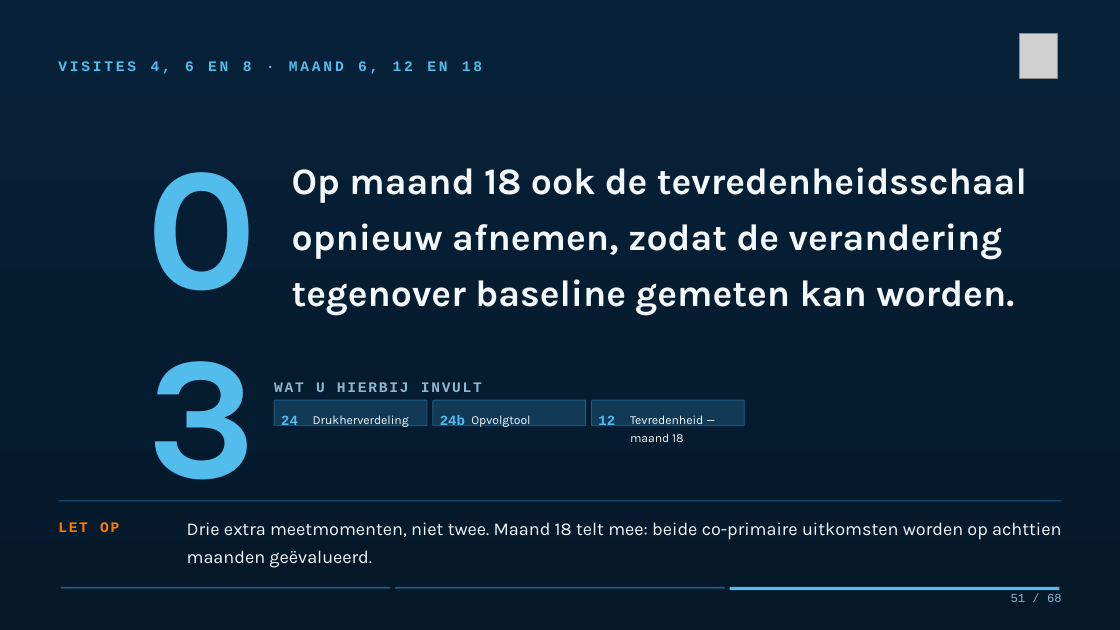
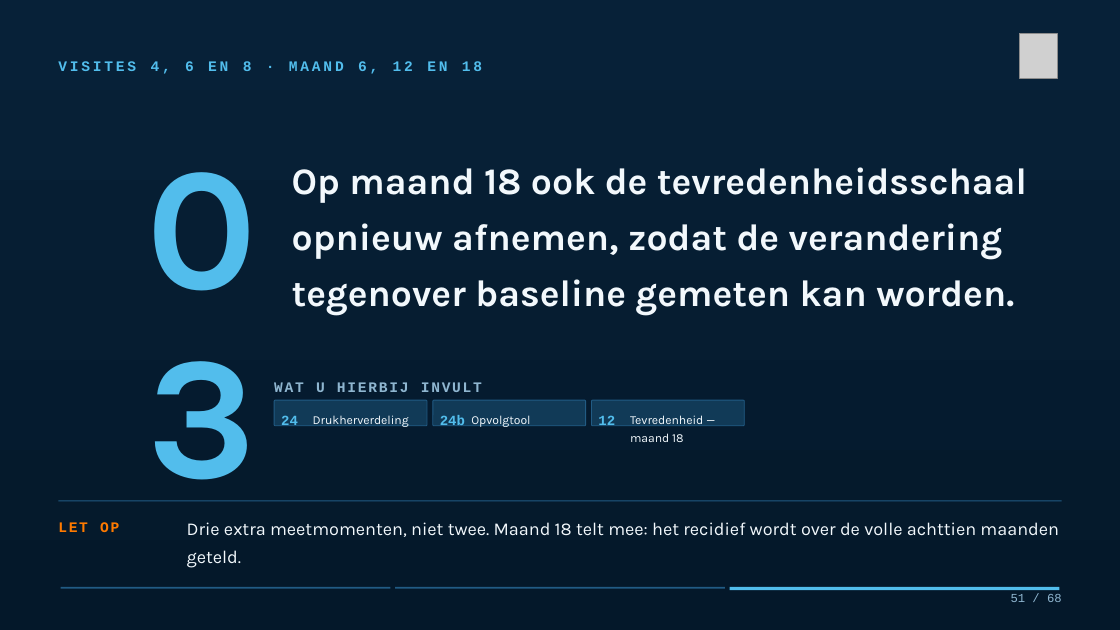
Before and after one commit to Dellfs/paradise-project, a slide deck: slide 51 of PARADISE_presentatie/PARADISE_opleidingssessie_voetklinieken.pptx. Drawn at 1120x630 pixels with LibreOffice and Linux fonts; fonts in the diff are those of the drawing; grey boxes stand for pictures. Boxes give left, top, right and bottom in pixels: in the first picture for what was removed or moved away, otherwise in the second. Text is boxed around its words. In the diff, an @@ line names an element or a change of style, - is before the commit and + after.

```diff
--- a/PARADISE_presentatie/PARADISE_opleidingssessie_voetklinieken.pptx
+++ b/PARADISE_presentatie/PARADISE_opleidingssessie_voetklinieken.pptx
@@ text at box(187, 522, 1059, 568): text changed @@
-Drie extra meetmomenten, niet twee. Maand 18 telt mee: beide co-primaire uitkomsten worden op achttien maanden geëvalueerd.
+Drie extra meetmomenten, niet twee. Maand 18 telt mee: het recidief wordt over de volle achttien maanden geteld.
```
Also in this commit, not shown: 11 other files.
